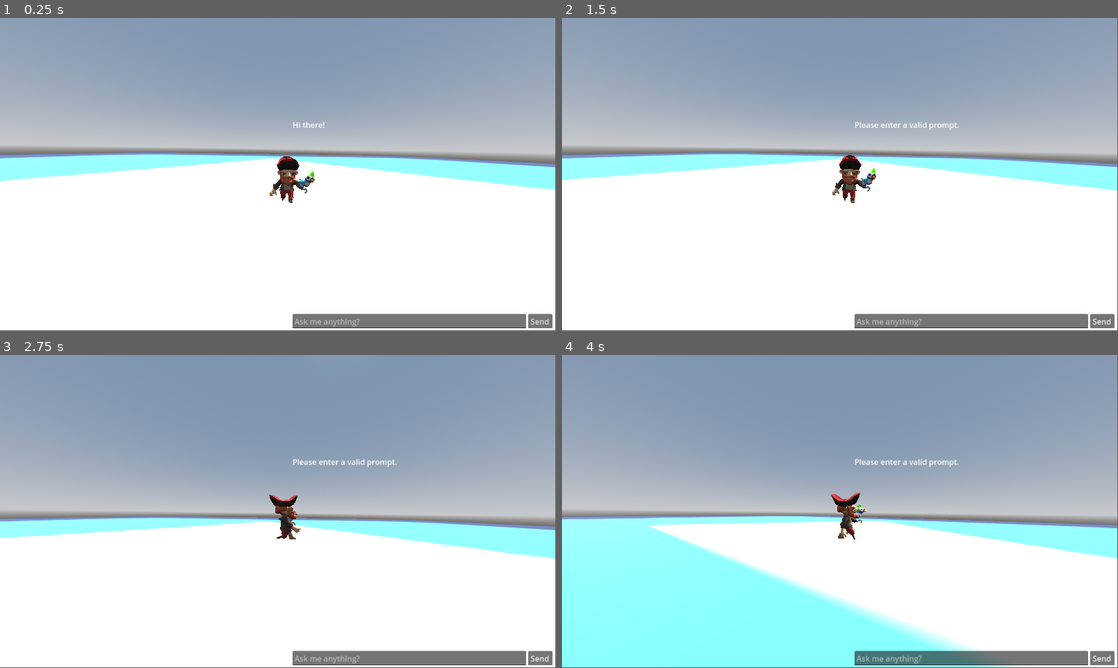
Above: before the commit, frames 1-4 (two rows, left to right).
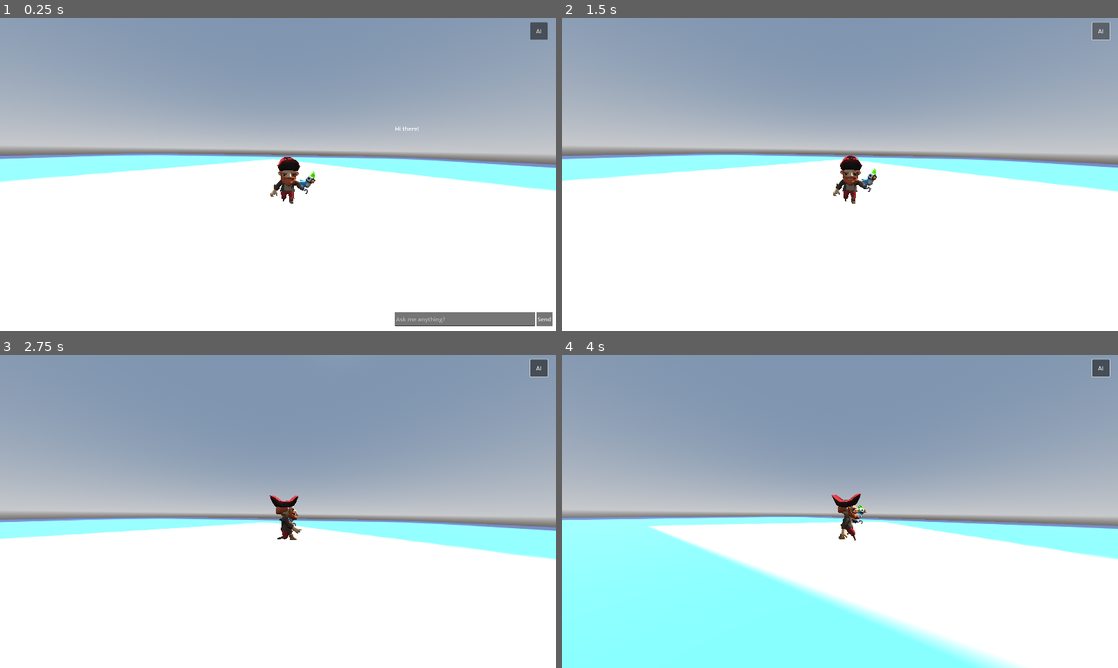
Above: after the commit, the same moments.

Repository: Play2HelpWorld-com/Play2World3D
Game: Godot game, scene res://Scenes/Levels/world_1.tscn
The game is run twice, just before and just after one commit, with the same random seed, the same clock (stepped at 60 frames per second) and the same inputs. The engine's default icon, where the game draws it, is replaced by a stand-in: a white triangle on a blue panel in a dark square.
Inputs (mouse positions are in pixels of both pictures, inside the frame that each line leads up to):
- Up to frame 1 (0.25 s): no input
- Up to frame 2 (1.5 s): click "Send" at 0.5 s; click (1101, 30) at 1.25 s, where only the run after the commit has a clickable "AI"
- Up to frame 3 (2.75 s): move the mouse to (400, 495) at 2.02 s; hold Right (ui_right) from 2.03 s (still down); hold S (cam_gimbal_down) from 2.03 s (still down)
- Up to frame 4 (4 s): move the mouse to (728, 527) at 2.77 s; release Right (ui_right) at 2.78 s; release S (cam_gimbal_down) at 2.78 s; hold Down (ui_down) 2.78-3.53 s; tap W (cam_gimbal_up) at 2.85 s; move the mouse to (895, 442) at 3.52 s; press the mouse at (895, 442) at 3.53 s; hold Right (ui_right) from 3.53 s (still down)
In our replay, the window is 799x449 before the commit and 800x450 after it. These sizes can differ from the game's own. Grey fills any space a smaller window leaves; there, only what the larger window draws over its background counts as a difference.

The runs differ from the first frame. In frame 1, 3.0% of the frame differs, in the area x 0-100%, y 0-100%; in frame 2, 3.8%; in frame 3, 3.8%; in frame 4, 3.8%.

Commit message:
make the layout responsive and add toggle button

Diff:
--- a/Scenes/Ai/chat_ai.tscn
+++ b/Scenes/Ai/chat_ai.tscn
@@ -2,30 +2,57 @@
 
 [node name="Control" type="Control"]
 layout_mode = 3
-anchors_preset = 0
-offset_left = 598.0
-offset_right = 1143.0
-offset_bottom = 641.0
+anchors_preset = 15
+anchor_right = 1.0
+anchor_bottom = 1.0
+grow_horizontal = 2
+grow_vertical = 2
+size_flags_horizontal = 3
+size_flags_vertical = 3
 
-[node name="HTTPRequest" type="HTTPRequest" parent="."]
+[node name="MenuButton" type="Button" parent="."]
+layout_mode = 1
+anchors_preset = 1
+anchor_left = 1.0
+anchor_right = 1.0
+offset_left = -80.0
+offset_right = -20.0
+offset_bottom = 60.0
+grow_horizontal = 0
+theme_override_font_sizes/font_size = 20
+text = "AI"
 
 [node name="VBoxContainer" type="VBoxContainer" parent="."]
-clip_contents = true
-layout_mode = 0
-offset_left = -6.0
-offset_top = 6.0
-offset_right = 542.0
-offset_bottom = 638.0
+layout_mode = 1
+anchors_preset = 3
+anchor_left = 1.0
+anchor_top = 1.0
+anchor_right = 1.0
+anchor_bottom = 1.0
+offset_left = -548.0
+offset_top = -698.0
+grow_horizontal = 0
+grow_vertical = 0
 alignment = 2
 
 [node name="ScrollContainer" type="ScrollContainer" parent="VBoxContainer"]
+clip_contents = false
 custom_minimum_size = Vector2(540, 400)
 layout_mode = 2
+size_flags_vertical = 3
 horizontal_scroll_mode = 0
 
 [node name="RichTextLabel" type="RichTextLabel" parent="VBoxContainer/ScrollContainer"]
+clip_contents = false
 custom_minimum_size = Vector2(540, 400)
 layout_mode = 2
+size_flags_horizontal = 3
+size_flags_vertical = 3
+theme_override_font_sizes/bold_italics_font_size = 20
+theme_override_font_sizes/italics_font_size = 20
+theme_override_font_sizes/mono_font_size = 20
+theme_override_font_sizes/normal_font_size = 20
+theme_override_font_sizes/bold_font_size = 20
 text = "Hi there!"
 fit_content = true
 scroll_following = true
@@ -35,12 +62,16 @@
 
 [node name="LineEdit" type="LineEdit" parent="VBoxContainer/HBoxContainer"]
 clip_contents = true
-custom_minimum_size = Vector2(485, 0)
+custom_minimum_size = Vector2(485, 50)
 layout_mode = 2
+theme_override_font_sizes/font_size = 20
 placeholder_text = "Ask me anything?"
 
 [node name="Button" type="Button" parent="VBoxContainer/HBoxContainer"]
 clip_contents = true
-custom_minimum_size = Vector2(50, 0)
+custom_minimum_size = Vector2(50, 50)
 layout_mode = 2
+theme_override_font_sizes/font_size = 20
 text = "Send"
+
+[node name="HTTPRequest" type="HTTPRequest" parent="."]
--- a/Scenes/Levels/world_1.tscn
+++ b/Scenes/Levels/world_1.tscn
@@ -54,8 +54,8 @@
 fov = 101.78
 
 [node name="chat_ai" parent="." instance=ExtResource("4_kmb2q")]
-offset_left = 613.0
-offset_top = 7.0
-offset_right = 1142.0
-offset_bottom = 635.0
+offset_left = 15.0
+offset_top = 13.0
+offset_right = -9.0
+offset_bottom = -16.0
 script = ExtResource("5_gbv0h")
--- a/Scripts/ai/chat_ai.gd
+++ b/Scripts/ai/chat_ai.gd
@@ -8,12 +8,23 @@
 @onready var user_input = $VBoxContainer/HBoxContainer/LineEdit
 @onready var send_button = $VBoxContainer/HBoxContainer/Button
 @onready var http_request = HTTPRequest.new()  # Declare it globally
+@onready var toggle_button = $MenuButton  # Reference to the button that will toggle the VBoxContainer visibility
+@onready var vbox_container = $VBoxContainer  # Reference to the VBoxContainer that will be shown/hidden
 
 func _ready():
 	# Add HTTPRequest to the scene tree if not already added
 	add_child(http_request)
-	# Connect the button to send_prompt function
+
+	# Connect the button to toggle the VBoxContainer visibility
+	toggle_button.connect("pressed", Callable(self, "_on_toggle_button_pressed"))
+
+	# Connect the send button to the send_prompt function
 	send_button.connect("pressed", Callable(self, "_on_send_button_pressed"))
+
+# Triggered when the toggle button is pressed
+func _on_toggle_button_pressed():
+	# Toggle the visibility of the VBoxContainer
+	vbox_container.visible = !vbox_container.visible  # Invert visibility of VBoxContainer
 
 # Triggered when the send button is pressed
 func _on_send_button_pressed():
@@ -29,6 +40,7 @@
 func send_request(payload: Dictionary):
 	# Disconnect previous signal connection if any
 	http_request.disconnect("request_completed", Callable(self, "_on_request_completed"))
+
 	# Connect the signal for request completion
 	http_request.connect("request_completed", Callable(self, "_on_request_completed"))
 
--- a/project.godot
+++ b/project.godot
@@ -14,6 +14,15 @@
 run/main_scene="res://Scenes/Levels/world_1.tscn"
 config/features=PackedStringArray("4.3", "GL Compatibility")
 config/icon="res://icon.svg"
+
+[display]
+
+window/size/viewport_width=1920
+window/size/viewport_height=1080
+window/size/window_width_override=1156
+window/size/window_height_override=654
+window/stretch/mode="viewport"
+window/stretch/aspect="expand"
 
 [input]
 
